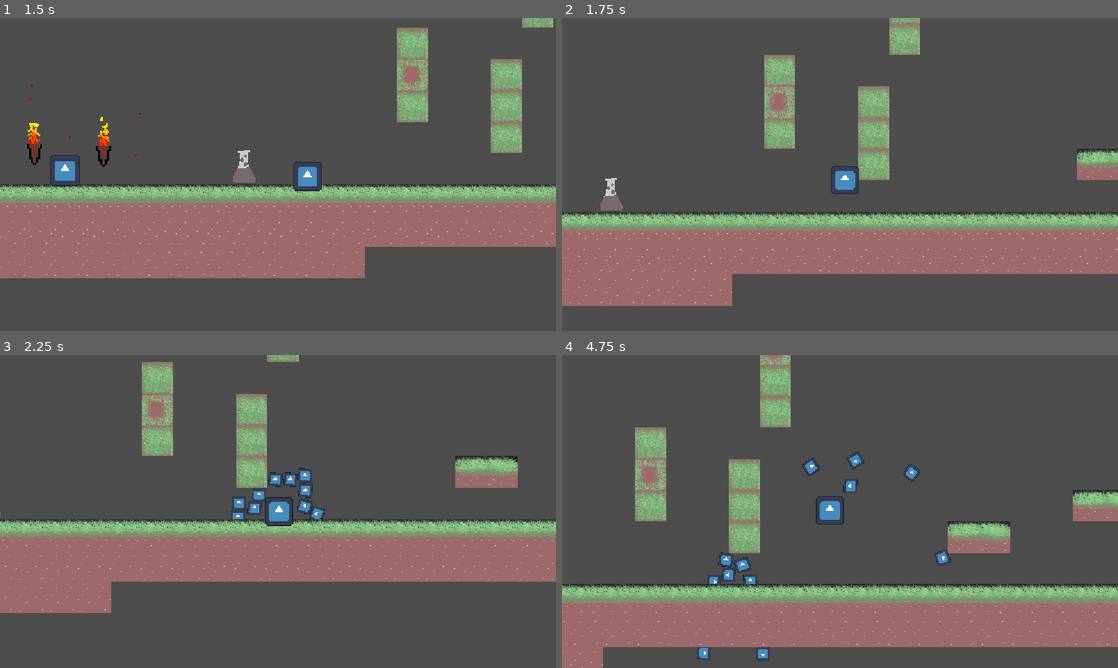
Above: before the commit, frames 1-4 (two rows, left to right).
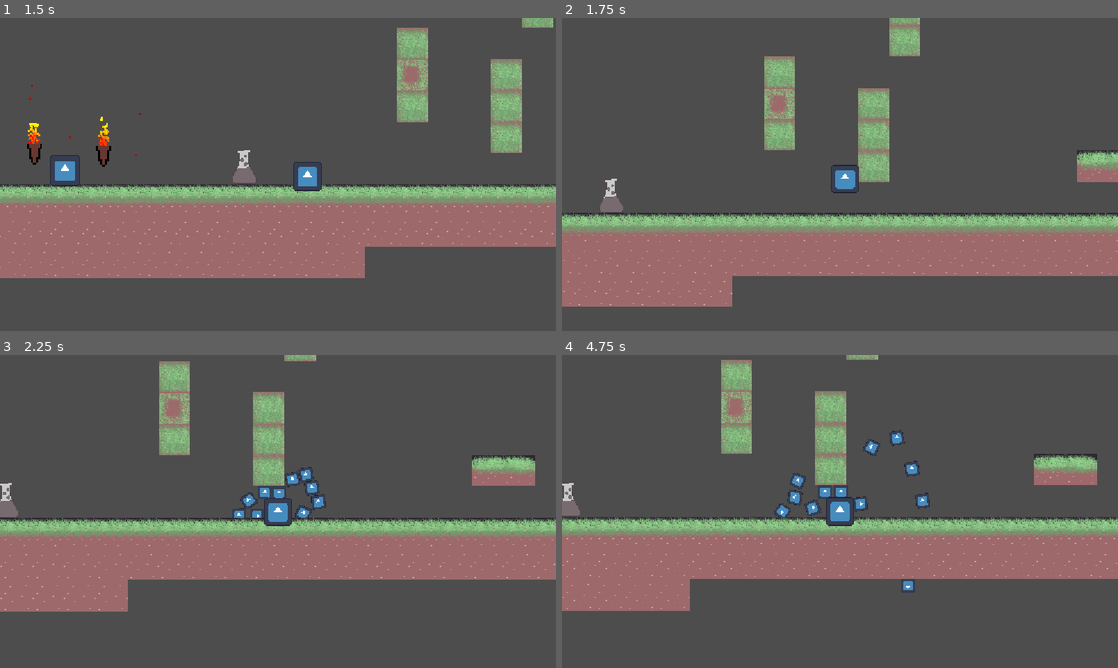
Above: after the commit, the same moments.

Repository: skueee/jame-gam-26
Game: Godot game, scene res://main.tscn
The game is run twice, just before and just after one commit, with the same random seed, the same clock (stepped at 60 frames per second) and the same inputs. The engine's default icon, where the game draws it, is replaced by a stand-in: a white triangle on a blue panel in a dark square.
Inputs (mouse positions are in pixels of both pictures, inside the frame that each line leads up to):
- Up to frame 1 (1.5 s): tap Enter at 0.5 s; move the mouse to (400, 158) at 0.52 s; hold Right (right) from 0.53 s (still down); tap Shift (bridge) at 0.6 s; click (400, 158) at 0.67 s; tap Up (up) at 0.77 s; move the mouse to (166, 190) at 1.27 s; tap Space (continue) at 1.35 s
- Up to frame 2 (1.75 s): keep holding Right (right); tap Up (up) at 1.52 s
- Up to frame 3 (2.25 s): move the mouse to (333, 442) at 2.02 s; release Right (right) at 2.03 s; hold Left (left) from 2.03 s (still down); tap Down (shield) at 2.1 s
- Up to frame 4 (4.75 s): move the mouse to (812, 574) at 2.77 s; release Left (left) at 2.78 s; hold Right (right) 2.78-4.28 s; tap Q (throw) at 2.85 s; click (812, 574) at 2.92 s; tap Up (up) at 3.02, 3.77, 4.52 s; move the mouse to (1006, 558) at 3.52 s; tap Alt at 3.6 s; move the mouse to (673, 464) at 4.27 s; hold Left (left) from 4.28 s (still down); tap Shift (bridge) at 4.35 s

Frame 1 is identical in both runs. In frame 2, 5.0% of the frame differs, in the area x 0-100%, y 0-93%; in frame 3, 10%; in frame 4, 50%, in the area x 0-100%, y 0-100%.

Commit message:
Update player.gd

Diff:
--- a/player.gd
+++ b/player.gd
@@ -125,8 +125,12 @@
 			velocity.x = move_toward(velocity.x, 0, friction * delta)
 
 	if not is_on_floor():
-		velocity.y += gravity * delta
-		velocity.y = min(velocity.y, max_fall)
+		if not is_on_wall():
+			velocity.y += gravity * delta
+			velocity.y = min(velocity.y, max_fall)
+		else:
+			velocity.y += gravity * delta * 0.5
+			velocity.y = min(velocity.y, max_fall)
 	elif jump:
 		velocity.y = 0 - jump_strength
 		jump = false
